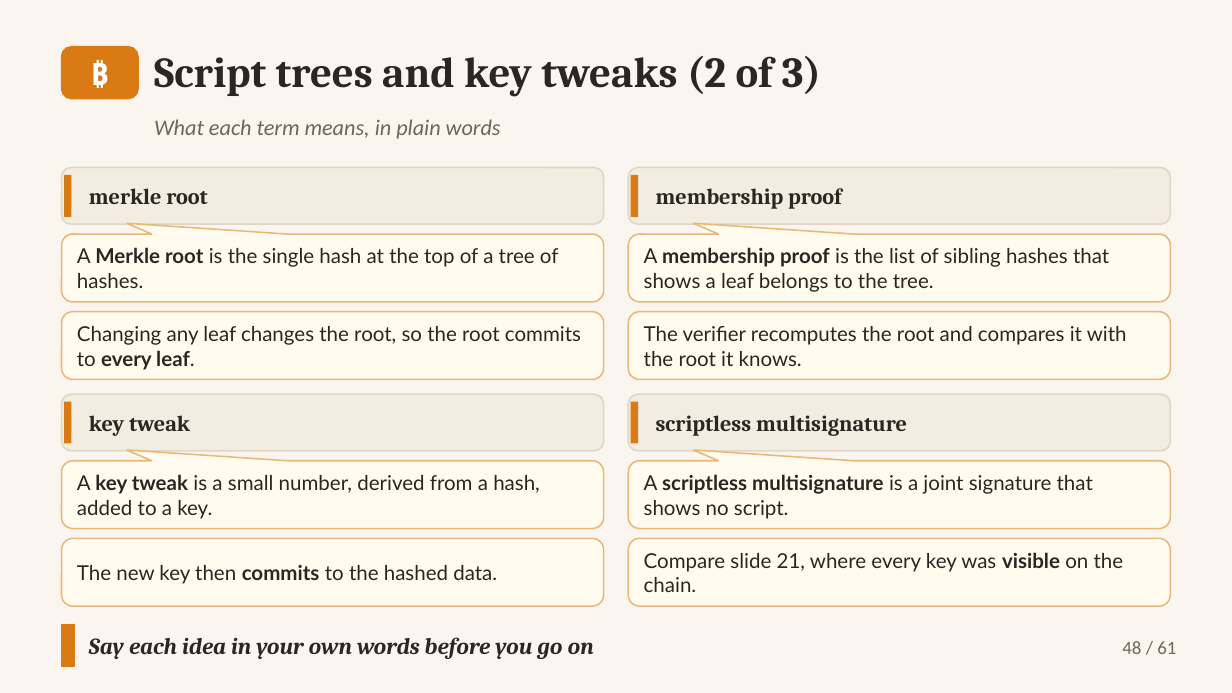
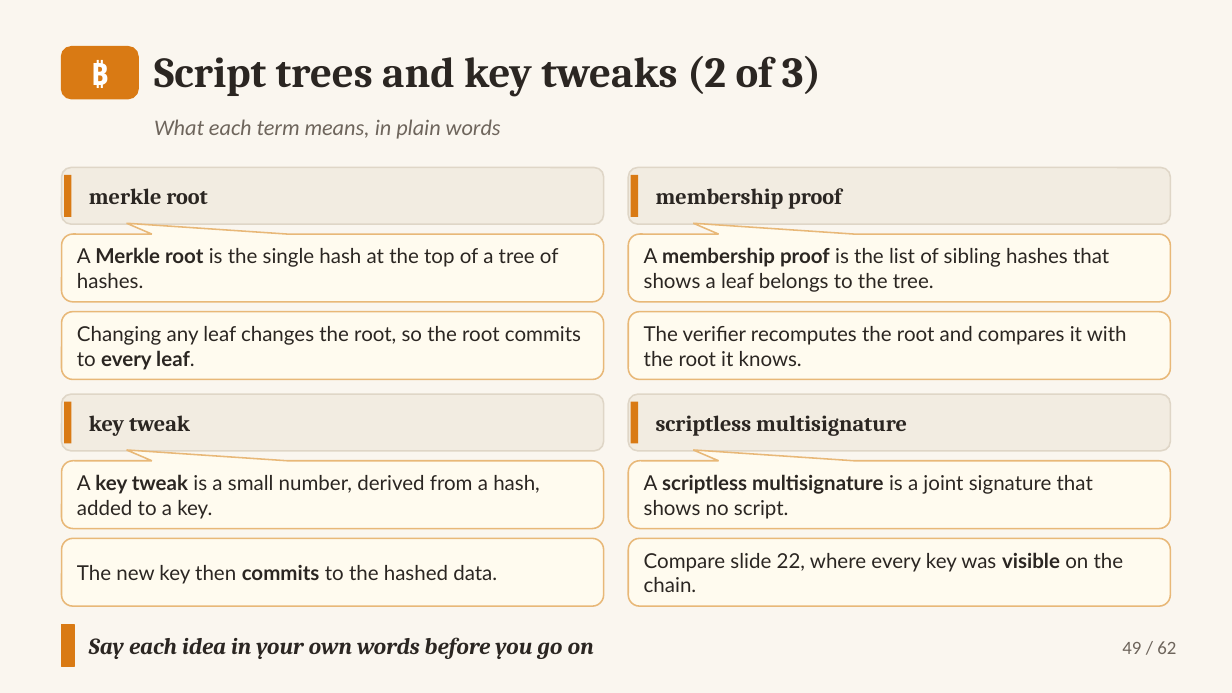
Before and after one commit to altunelyusuf/SEN0401, a slide deck: slide 49 of 03-materials/ch07/SEN0401_Ch07_AuthorizationAuthentication_3e_v2_6_0.pptx (slide 48 before the commit). Drawn at 1232x693 pixels with LibreOffice and Linux fonts; fonts in the diff are those of the drawing. Boxes give left, top, right and bottom in pixels: in the first picture for what was removed or moved away, otherwise in the second. Text is boxed around its words. In the diff, an @@ line names an element or a change of style, - is before the commit and + after.

```diff
--- a/03-materials/ch07/SEN0401_Ch07_AuthorizationAuthentication_3e_v2_6_0.pptx
+++ b/03-materials/ch07/SEN0401_Ch07_AuthorizationAuthentication_3e_v2_6_0.pptx
@@ text in rounded rectangle at [644,552,1124,592]: text changed @@
-Compare slide 21, where every key was visible on the chain.
+Compare slide 22, where every key was visible on the chain.
@@ text at [1122,641,1176,654]: text changed @@
-48 / 61
+49 / 62
```
Also in this commit, not shown: 60 other slides changed, 1 slide added, 8 other files.
